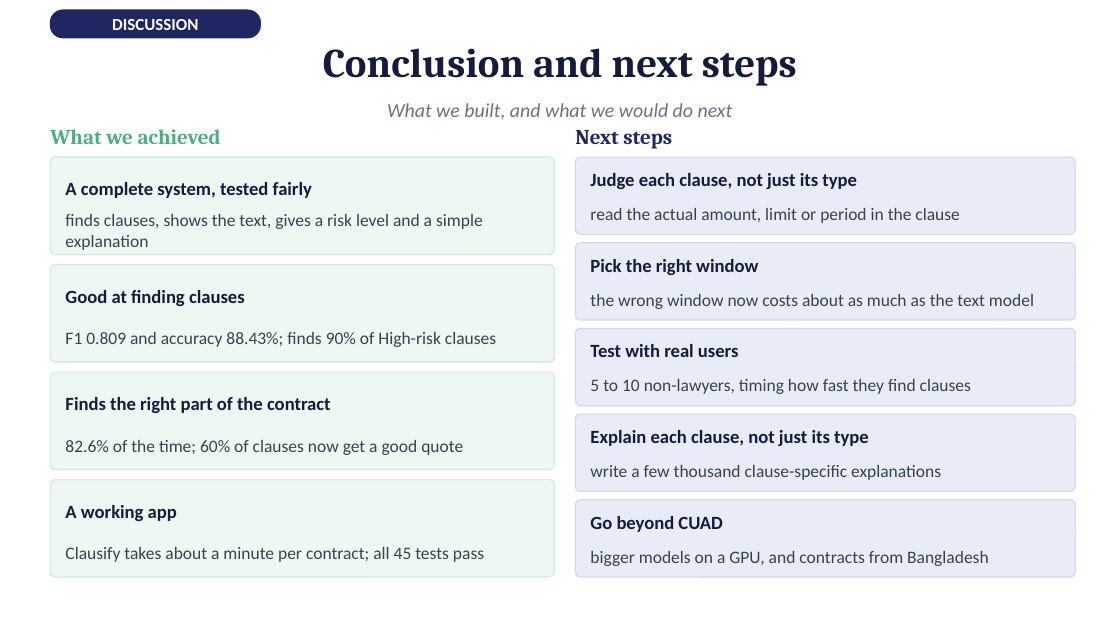
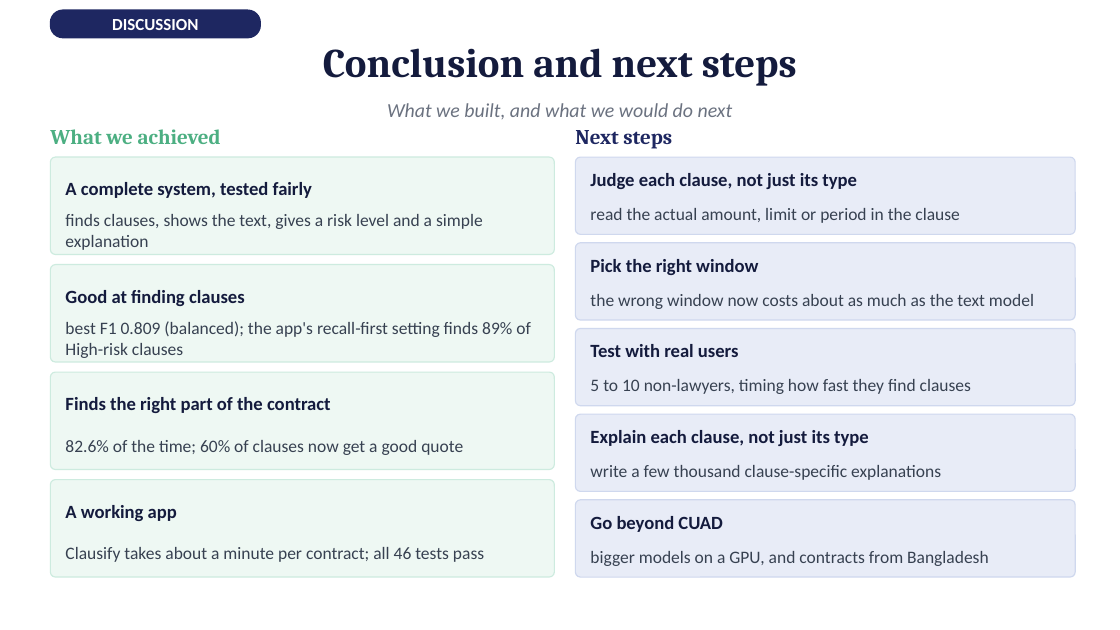
Before and after one commit to afnanmz168/clausify-p3, a slide deck: slide 15 of P25301051-p3-presentation-15-slides.pptx. Drawn at 1120x630 pixels with LibreOffice and Linux fonts; fonts in the diff are those of the drawing. Boxes give left, top, right and bottom in pixels: in the first picture for what was removed or moved away, otherwise in the second. Text is boxed around its words. In the diff, an @@ line names an element or a change of style, - is before the commit and + after.

```diff
--- a/P25301051-p3-presentation-15-slides.pptx
+++ b/P25301051-p3-presentation-15-slides.pptx
@@ text at (65, 321, 531, 358): text changed @@
-F1 0.809 and accuracy 88.43%; finds 90% of High-risk clauses
+best F1 0.809 (balanced); the app's recall-first setting finds 89% of High-risk clauses
@@ text at (65, 547, 484, 562): text changed @@
-Clausify takes about a minute per contract; all 45 tests pass
+Clausify takes about a minute per contract; all 46 tests pass
```
Also in this commit, not shown: 3 other slides changed, 49 other files.
